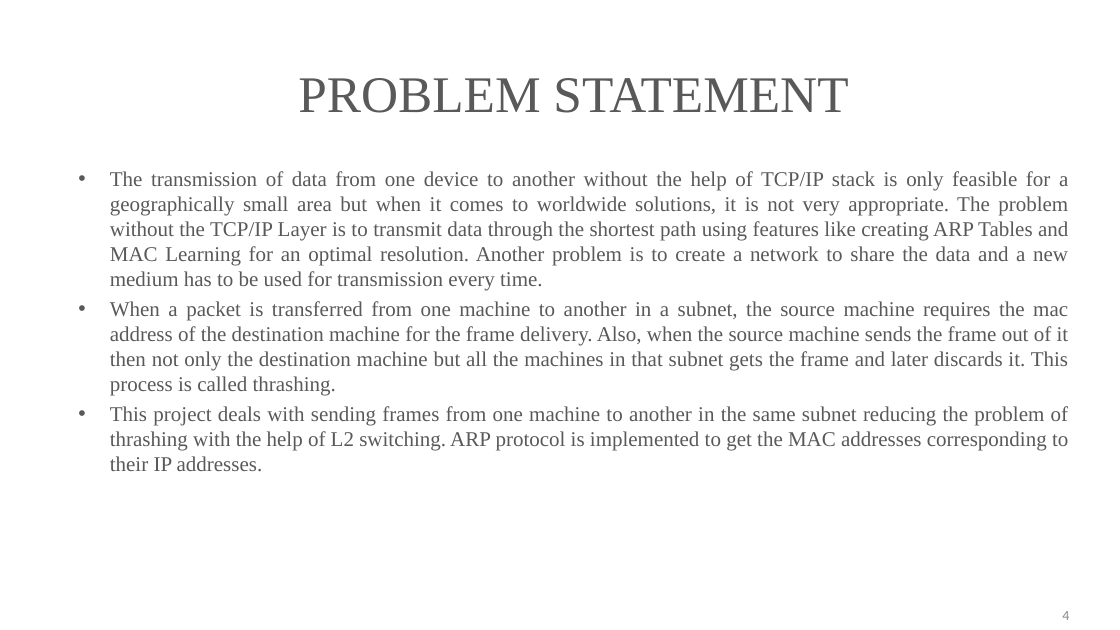
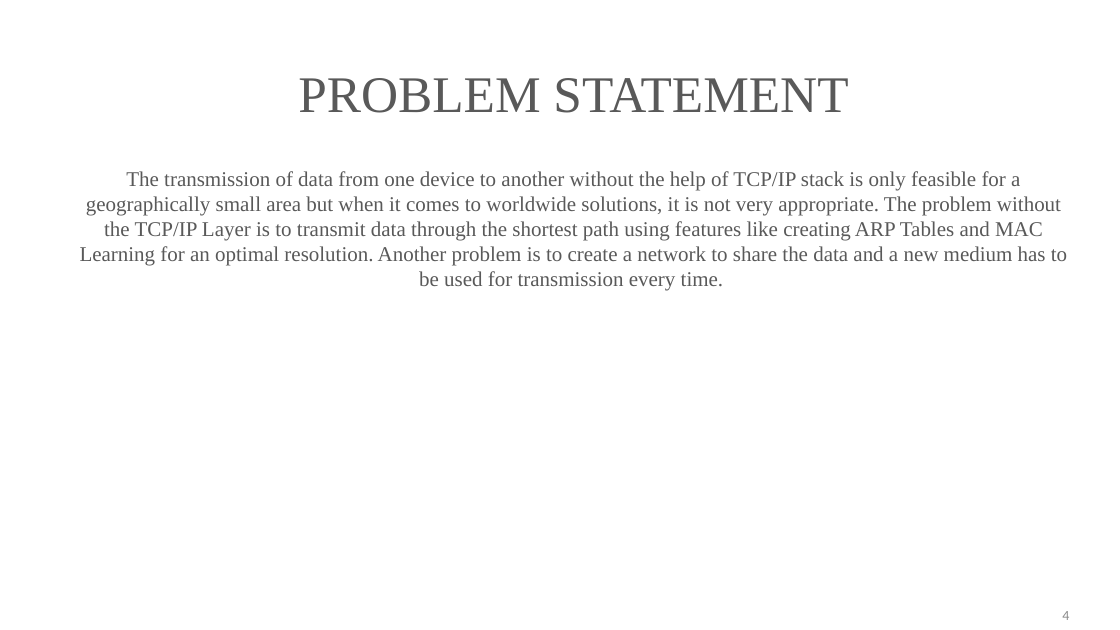
Before and after one commit to kshitizsaini113/L2-Emulator, a slide deck: slide 4 of Synopsis_Report/SynopsisPresentation.pptx. Drawn at 1120x630 pixels with LibreOffice and Linux fonts; fonts in the diff are those of the drawing; background and template pictures are left out. Boxes give left, top, right and bottom in pixels: in the first picture for what was removed or moved away, otherwise in the second. Text is boxed around its words. In the diff, an @@ line names an element or a change of style, - is before the commit and + after.

```diff
--- a/Synopsis_Report/SynopsisPresentation.pptx
+++ b/Synopsis_Report/SynopsisPresentation.pptx
@@ text "The transmission of data from ..." at (80,171,1067,291): alignment justified to centre; bullet • to none @@
@@ text at (110,301,1069,472): paragraphs removed @@
-• When a packet is transferred from one machine to another in a subnet, the source machine requires the mac address of the destination machine for the frame delivery. Also, when the source machine sends the frame out of it then not only the destination machine but all the machines in that subnet gets the frame and later discards it. This process is called thrashing.
-• This project deals with sending frames from one machine to another in the same subnet reducing the problem of thrashing with the help of L2 switching. ARP protocol is implemented to get the MAC addresses corresponding to their IP addresses.
```
Also in this commit, not shown: 3 other slides changed, 1 slide removed.
